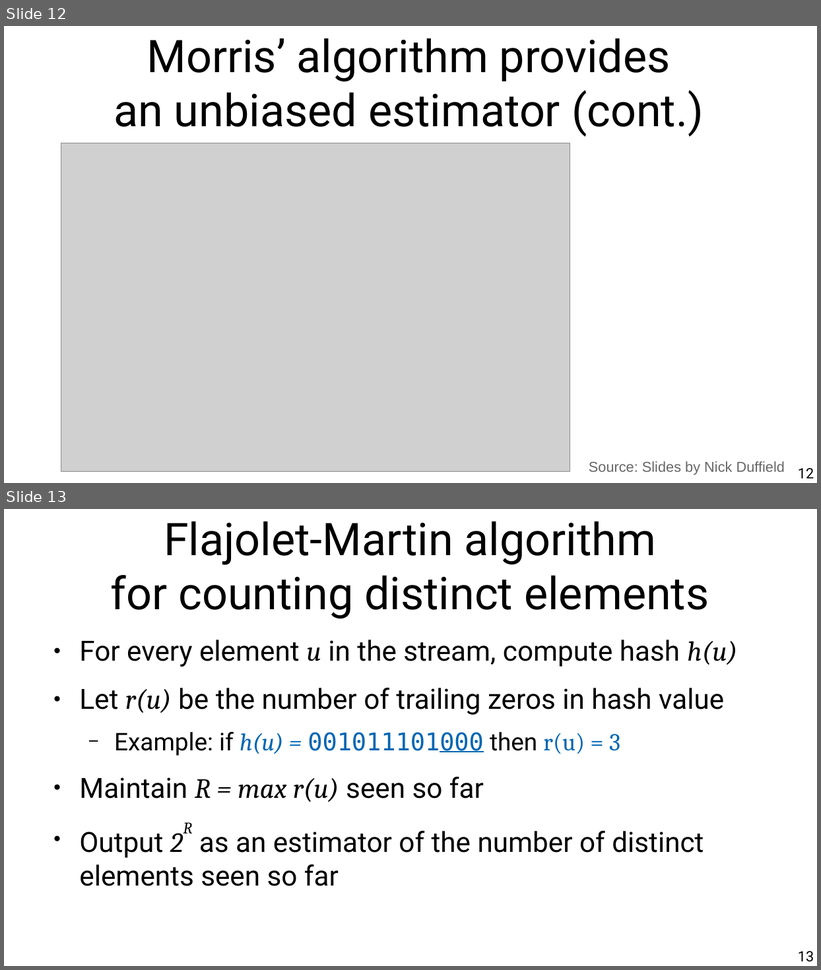
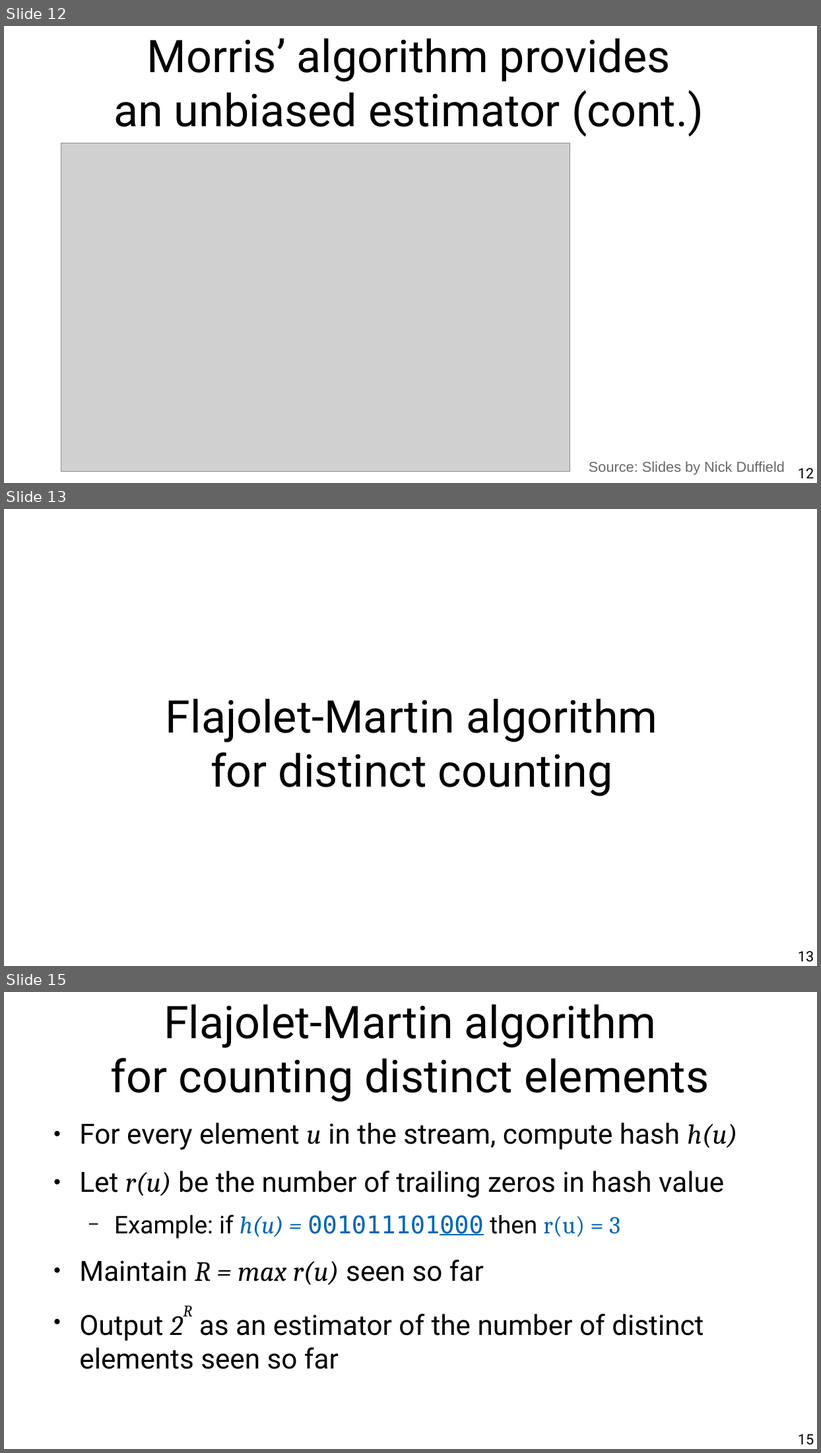
Before and after one commit to chatox/data-mining-course, a slide deck: theory/odp/tt25_probabilistic_counting.odp. Shown one above the other, each under a label of ours: slides 12 and 13 before the commit, slides 12, 13 and 15 after it; the slides between them are not shown. The pictures are 821x970 and 821x1453 pixels, drawn with LibreOffice and Linux fonts; fonts in the diff are those of the drawing; grey boxes stand for pictures. Boxes give left, top, right and bottom in pixels: in the first picture for what was removed or moved away, otherwise in the second. Text is boxed around its words. In the diff, an @@ line names an element or a change of style, - is before the commit and + after.

```diff
--- a/theory/odp/tt25_probabilistic_counting.odp
+++ b/theory/odp/tt25_probabilistic_counting.odp
@@ slide 13 added at [4, 509, 817, 966], background #FFFFFF @@
@@ title added at [166, 698, 657, 797], 44 pt, text #000000 @@
+Flajolet-Martin algorithm
+for distinct counting
@@ page number added at [798, 951, 814, 962], 14 pt, text #000000 @@
+13
@@ what was slide 13 is now slide 15 @@
@@ page number at [798, 1434, 814, 1445]: text changed @@
-13
+15
```
Also in this commit, not shown: 1 slide changed, 1 other slide added, 2 other files.
